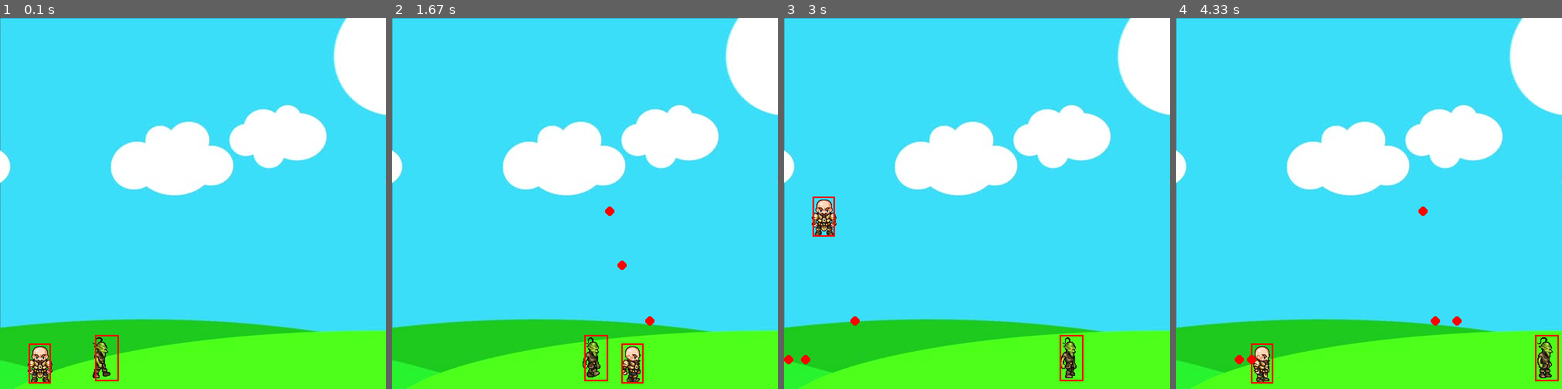
Above: before the commit, frames 1-4 (left to right).
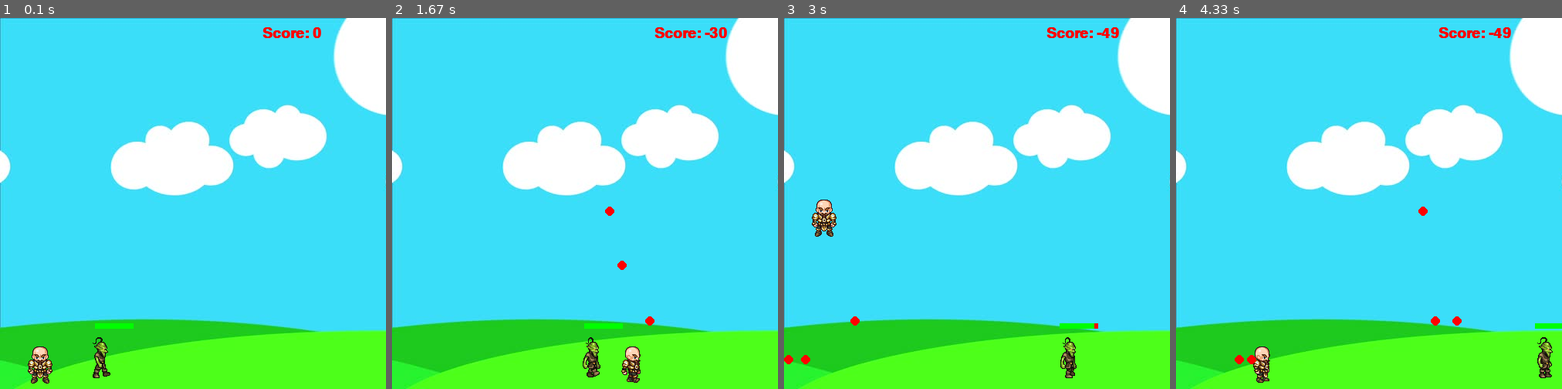
Above: after the commit, the same moments.

Repository: mohamed49/Python-projects
Game: pygame game, started from pygame_game/game.py
The game is run twice, just before and just after one commit, with the same random seed, the same clock (stepped at 60 frames per second) and the same inputs.
Inputs:
- Up to frame 1 (0.1 s): no input
- Up to frame 2 (1.67 s): hold Right 0.33-0.8 s; hold Up 0.83-1.13 s; tap Space at 0.9, 1.23, 1.53 s; hold Right 1.17-1.63 s
- Up to frame 3 (3 s): hold Left 1.67-2.2 s; tap Space at 1.73, 2.03, 2.3, 2.6, 2.73 s; hold Left 2.23-2.63 s; hold Up from 2.67 s (still down)
- Up to frame 4 (4.33 s): release Up at 3.03 s; hold Right 3.07-3.7 s; tap Space at 3.13, 3.43, 3.8, 4.1, 4.3 s; hold Left 3.73-4.2 s; hold Right from 4.23 s (still down)

The runs differ from the first frame. In frame 1, 0.7% of the frame differs, in the area x 7-84%, y 2-99%; in frame 2, 0.7%, in the area x 49-87%, y 2-99%; in frame 3, 0.7%; in frame 4, 0.7%.

Commit message:
Add sound effects and scoring system and health bar for enemy

Diff:
--- a/pygame_game/enemy.py
+++ b/pygame_game/enemy.py
@@ -13,21 +13,25 @@
         self.path = [self.x,self.end]
         self.vel = 3
         self.hitbox = (self.x + 17, self.y, 31, 60)
+        self.health = 10
+        self.visible = True
 
     def draw(self,win):
         self.move()
+        if self.visible:
+            if self.walk_count + 1 >= 33:
+                self.walk_count = 0
 
-        if self.walk_count + 1 >= 33:
-            self.walk_count = 0
-
-        if self.vel > 0:
-            win.blit(self.walk_right[self.walk_count // 3], (self.x, self.y))
-            self.walk_count += 1
-        else:
-            win.blit(self.walk_left[self.walk_count // 3], (self.x, self.y))
-            self.walk_count += 1
-        self.hitbox = (self.x+ 17, self.y, 31, 60)
-        pygame.draw.rect(win,(255,0,0),self.hitbox,2)
+            if self.vel > 0:
+                win.blit(self.walk_right[self.walk_count // 3], (self.x, self.y))
+                self.walk_count += 1
+            else:
+                win.blit(self.walk_left[self.walk_count // 3], (self.x, self.y))
+                self.walk_count += 1
+            self.hitbox = (self.x + 17, self.y, 31, 60)
+            pygame.draw.rect(win,(255,0,0),(self.hitbox[0],self.hitbox[1]-15,50 ,7))
+            pygame.draw.rect(win,(0,255,0),(self.hitbox[0],self.hitbox[1]-15,self.health *5,7))
+            # pygame.draw.rect(win,(255,0,0),self.hitbox,2)
 
     def move(self):
         if self.vel > 0:
@@ -44,4 +48,9 @@
                 self.walk_count = 0
 
     def hit(self):
+        if self.health > 0 :
+            self.health -= 1
+            # self.visible = True
+        else:
+            self.visible = False
         print("hit")
--- a/pygame_game/game.py
+++ b/pygame_game/game.py
@@ -3,7 +3,6 @@
 from projectile import Projectile
 from enemy import Enemy
 pygame.init()
-import time
 
 pygame.display.set_caption('First Game')
 screen_width = 500
@@ -11,11 +10,17 @@
 win = pygame.display.set_mode((screen_width,screen_length))
 clock = pygame.time.Clock()
 bg = pygame.image.load('pygame_game\\resources\\bg.jpg')
+music = pygame.mixer.music.load('pygame_game\\resources\\music.mp3')
+pygame.mixer.music.play(-1)
+hit_sound = pygame.mixer.Sound('pygame_game\\resources\\hit.mp3')
+bullet_sound = pygame.mixer.Sound('pygame_game\\resources\\bullet.mp3')
 
 #redraw screen function
 def redraw_game_window():
     win.blit(bg,(0,0))
     man.draw(win)
+    text = font.render('Score: ' + str(score),1,(255,0,0))
+    win.blit(text,(340,10))
 
     for bullet in bullets:
         bullet.draw(win)
@@ -24,6 +29,7 @@
     pygame.display.update()
 
 #main loop
+font = pygame.font.SysFont('comicsans',28,True)
 man = Player(20,410,64,64)
 bullets = []
 goblin = Enemy(100,410,64,64,450)
@@ -47,7 +53,9 @@
         if bullet.y - bullet.radius < goblin.hitbox[1] + goblin.hitbox[3] and bullet.y + bullet.radius > goblin.hitbox[1]:
             if bullet.x + bullet.radius > goblin.hitbox[0] and bullet.x - bullet.radius < goblin.hitbox[0] + goblin.hitbox[2]:
                 goblin.hit()
+                score += 1
                 bullets.pop(bullets.index(bullet))
+                bullet_sound.play()
 
         if  bullet.x < 500 and bullet.x > 0:
             bullet.x += bullet.vel
@@ -56,7 +64,9 @@
 
     if man.hitbox[0] + man.hitbox[2] > goblin.hitbox[0] and man.hitbox[0] < goblin.hitbox[0] + goblin.hitbox[2]:
         if man.hitbox[1] + man.hitbox[3] > goblin.hitbox[1] and man.hitbox[1] < goblin.hitbox[1] + goblin.hitbox[3]:
-            goblin.hit()
+            # goblin.hit()
+            score -= 5
+            hit_sound.play()
 
     if keys[pygame.K_SPACE] and shoot_loop == 0:
         if man.left:
--- a/pygame_game/player.py
+++ b/pygame_game/player.py
@@ -36,4 +36,4 @@
                 win.blit(self.char,(self.x,self.y))
 
         self.hitbox = (self.x +17 ,self.y + 11, 29, 52)
-        pygame.draw.rect(win,(255,0,0),self.hitbox,2)
+        # pygame.draw.rect(win,(255,0,0),self.hitbox,2)
Not shown, added: pygame_game/resources/bullet.mp3
Not shown, added: pygame_game/resources/hit.mp3
